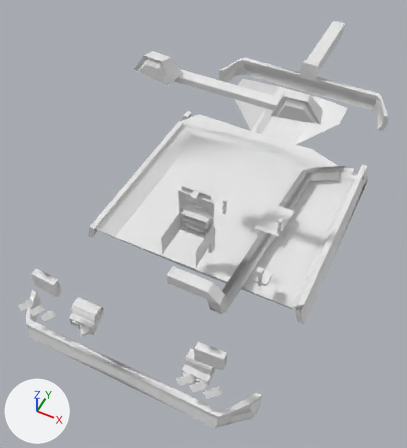
Two versions of the OBJ model mccore/src/main/resources/assets/ivv/objmodels/parts/tda.obj, one commit apart.
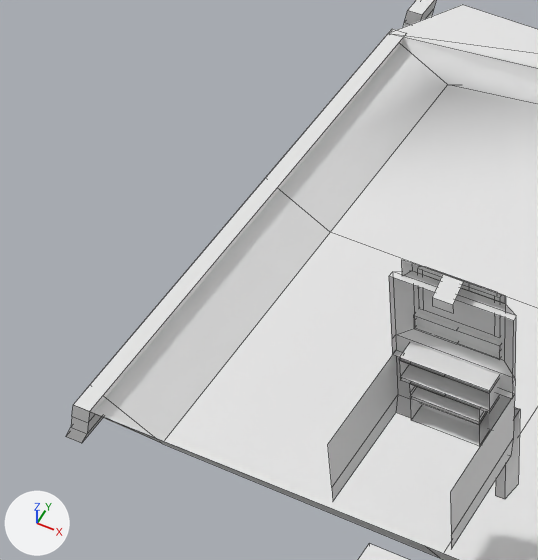
Each version appears first whole from a 50 mm lens placed at (1.76, -3.93, 3.04), pointed at (-0.14, -0.11, -1.72), and next in a close-up on the part from 17% to 54% of the width and 25% to 60% of the height. Every picture has the same lights, and +X, +Y and +Z are marked at lower left. The close-ups show mesh edges as thin lines. Where no turn or scale is listed for an object, it has been applied to the vertices. Vertices at the same position are counted once.

The first close-up shows '#belly', 'panel', 'skirt', 'temporalbrake'.
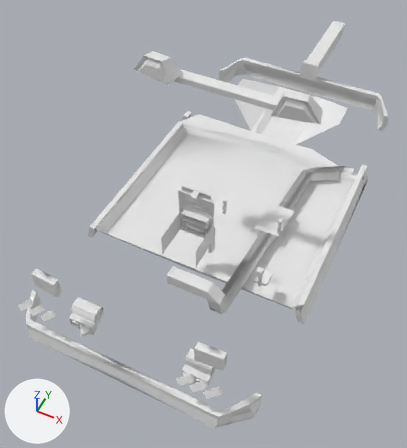
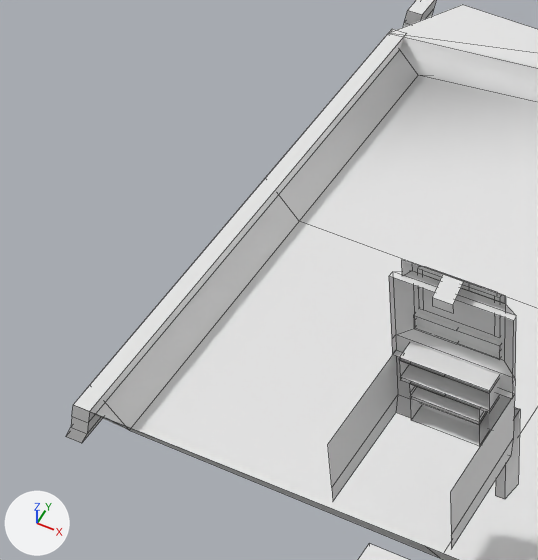
The edits, one by one:
me_belly has 53 vertices, 47 faces and spans x -1.25..1.25, y -0.75..2.62, z -1.86..-1.44.
me_belly is used by ob_belly; location (0.0, 0.0, 0.0).
Before the commit, vertices of me_belly: 6 (-1.0, 0.44, -1.84) at pixel (330, 232), 7 (-1.0, 1.34, -1.84) at pixel (447, 84), 11 (-1.0, -0.66, -1.84) at pixel (162, 443).
Part 1, on me_belly:
Vertices 6, 7, 11 of me_belly move by (-0.12, 0.0, 0.0).

Where the change shows, as pixel boxes [x1, y1, x2, y2] in the close-ups (538 x 560 px; the box of a moved part takes in the faces that stretch with it):
part 1 of me_belly, moved or reshaped: [93, 37, 538, 444] in both
